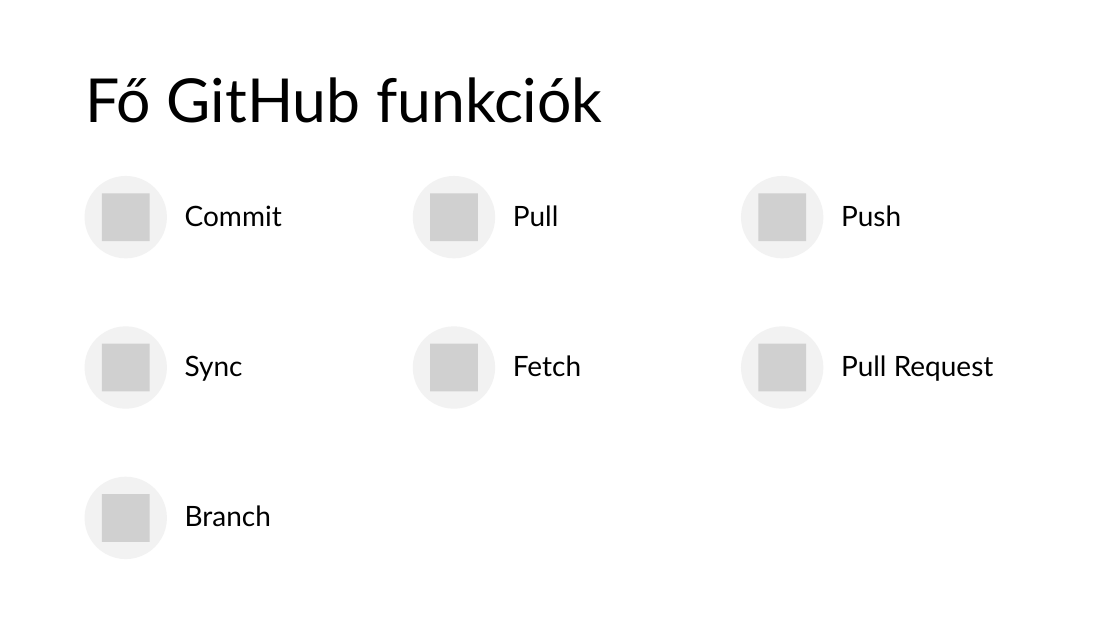
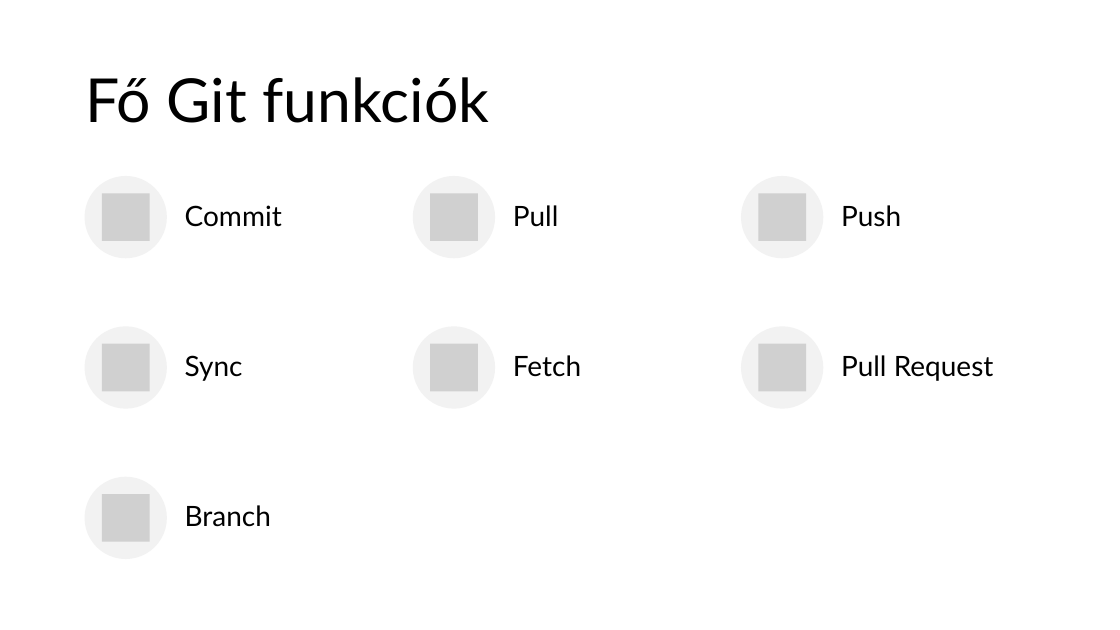
Before and after one commit to Maho-Yoshino/School_Notes, a slide deck: slide 4 of 2025-2026/IKT/github/Github.pptx (slide 5 before the commit). Drawn at 1120x630 pixels with LibreOffice and Linux fonts; fonts in the diff are those of the drawing; grey boxes stand for pictures. Boxes give left, top, right and bottom in pixels: in the first picture for what was removed or moved away, otherwise in the second. Text is boxed around its words. In the diff, an @@ line names an element or a change of style, - is before the commit and + after.

```diff
--- a/2025-2026/IKT/github/Github.pptx
+++ b/2025-2026/IKT/github/Github.pptx
@@ title at (85, 77, 490, 123): text changed @@
-Fő GitHub funkciók
+Fő Git funkciók
```
Also in this commit, not shown: 7 other slides changed, 5 slides added, 2 slides removed, 1 other file.
